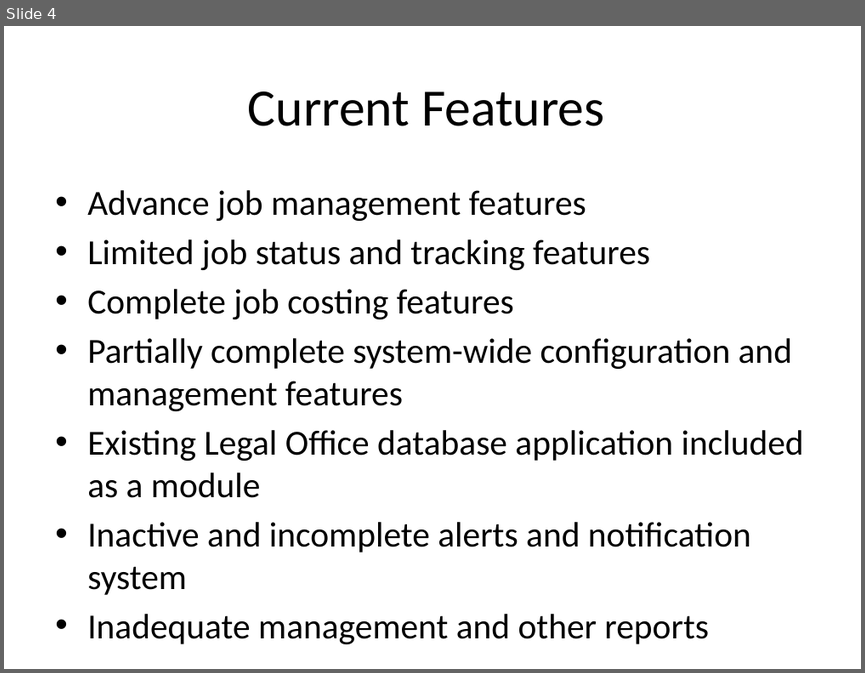
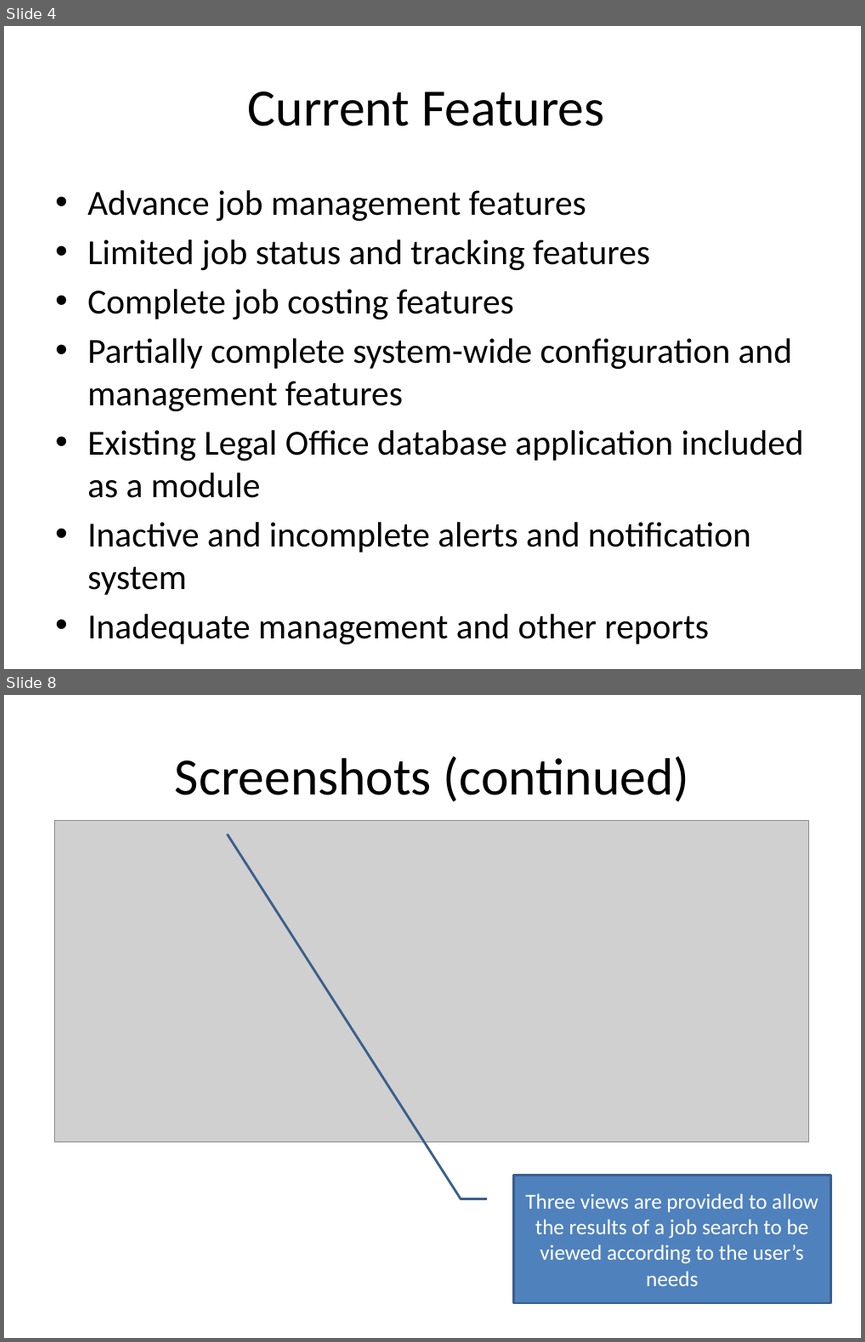
Before and after one commit to DPBandA/job-management-tracking-system, a slide deck: doc/Job Management & Tracking System Presentation.pptx. Shown one above the other, each under a label of ours: slide 4 before the commit, slides 4 and 8 after it; the slides between them are not shown. The pictures are 865x673 and 865x1342 pixels, drawn with LibreOffice and Linux fonts; fonts in the diff are those of the drawing; grey boxes stand for pictures. Boxes give left, top, right and bottom in pixels: in the first picture for what was removed or moved away, otherwise in the second. Text is boxed around its words. In the diff, an @@ line names an element or a change of style, - is before the commit and + after.

```diff
--- a/doc/Job Management & Tracking System Presentation.pptx
+++ b/doc/Job Management & Tracking System Presentation.pptx
@@ slide 8 added at <box>4,695,861,1338</box>, background #FFFFFF @@
@@ title added at <box>175,756,689,802</box>, 44 pt, text #000000 @@
+Screenshots (continued)
@@ picture added at <box>54,821,809,1142</box> @@
@@ border callout added at <box>513,1174,830,1304</box>, fill #4F81BD, outline #3A5F8C 2 pt, 18 pt, text #FFFFFF @@
+Three views are provided to allow the results of a job search to be viewed according to the user’s needs
```
Also in this commit, not shown: 3 slides changed, 6 other slides added, 1 slide removed, 2 other files.
